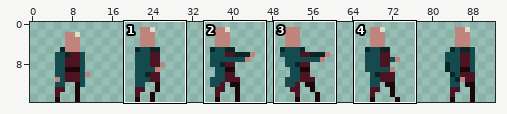
A sprite sheet gets an edit: core/assets/character/pro-simple-shoot.png. Above, an overview of the earlier version with the close-up marked.
Close-up. Old version:
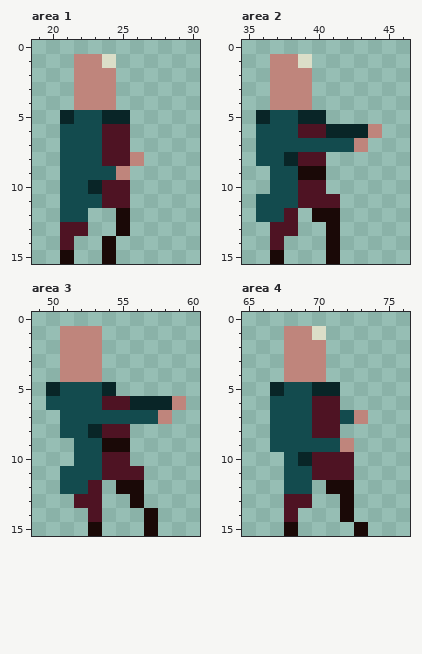
The file is 96x16 pixels. Shown: area 1: x 19..30, y 0..15; area 2: x 35..46, y 0..15; area 3: x 49..60, y 0..15; area 4: x 65..76, y 0..15. The wide view leaves out empty margins. The commit also changed other parts of the picture, which this record leaves out.
The result:
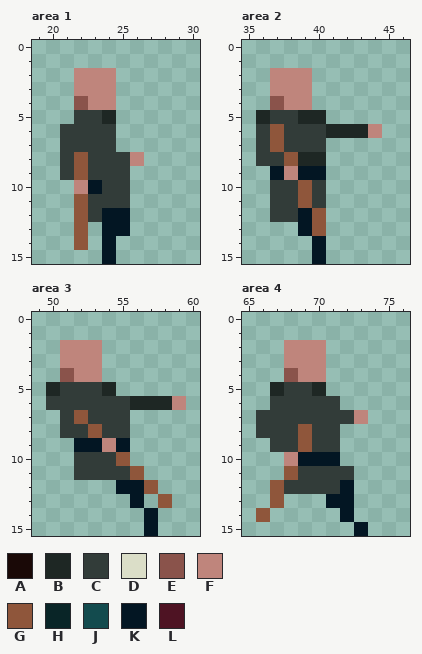
Palette (. is transparent): A #1a0907  B #1e2724  C #323c39  D #dbdec8  E #8a534b  F #bf857c  G #8f563b  H #092527  J #134b4e  K #031623  L #4e1323
Changes in this commit:
Changed rows in their new state; - is an unchanged pixel.
Area 1:
first column x 21:
 1 -...-
 4 -E---
 5 .CCB.
 6 CCCC.
 7 CCCC.
 8 CGCCC
 9 CGCCC
10 .FKCC
11 .GCCC
12 .GCKK
13 .G-KK
14 .G-K-
15 .--K-
Area 2:
first column x 36:
 1 -...----
 4 -E------
 5 BCCBB---
 6 CGCCCBBB
 7 CGCCC...
 8 CCGBB---
 9 -KFKK---
10 -CCGC---
11 .CCGC.--
12 .CCKG.--
13 -..KG.--
14 -.--K.--
15 -.--K.--
Area 3:
first column x 50:
 1 -...-----
 4 -E-------
 5 BCCCB----
 6 CCCCCCBBB
 7 -CGCCC...
 8 -CCGCC---
 9 --KKFK---
10 --CCCG---
11 -.CCCCG--
12 -...-KKG-
13 --..--K-G
14 ---.---K-
15 ---.---K-
Area 4:
first column x 66:
 1 --...---
 4 --E-----
 5 -BCCB.--
 6 -CCCCC--
 7 CCCCCCC-
 8 CCCGCC--
 9 -CCGCC.-
10 --FKKK.-
11 --GCCCC-
12 -GCCCCK-
13 -G..-KK-
14 G-.---K-
15 --.----K
Pixel boxes of the changes (left, top, right, bottom) in both close-ups:
changed: (60, 54, 130, 264)
changed: (256, 54, 368, 264)
changed: (46, 326, 172, 536)
changed: (256, 326, 368, 536)
